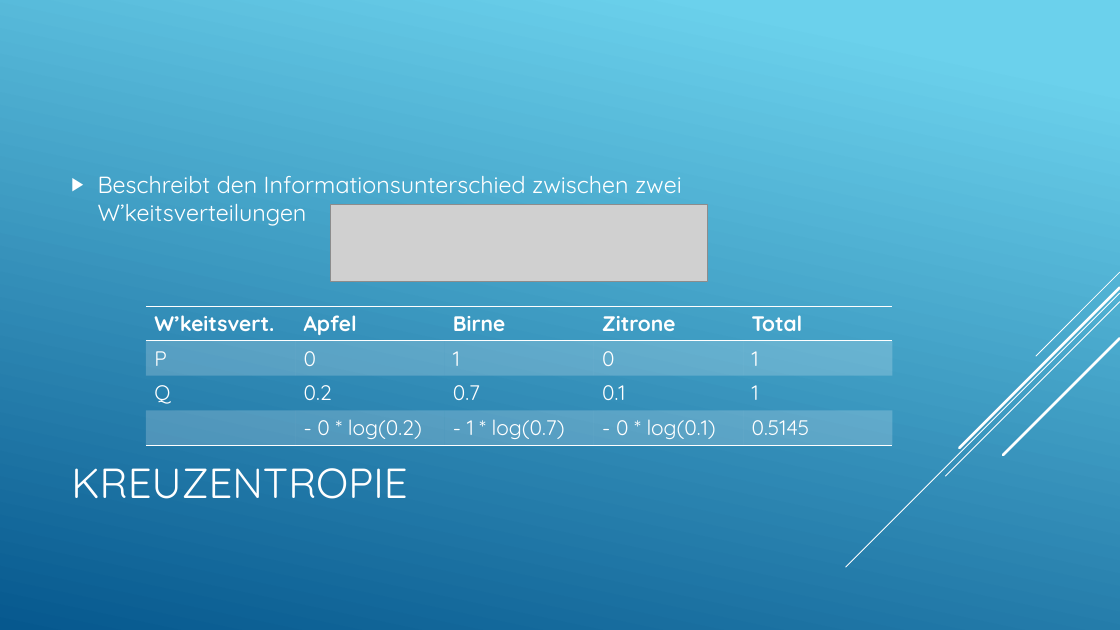
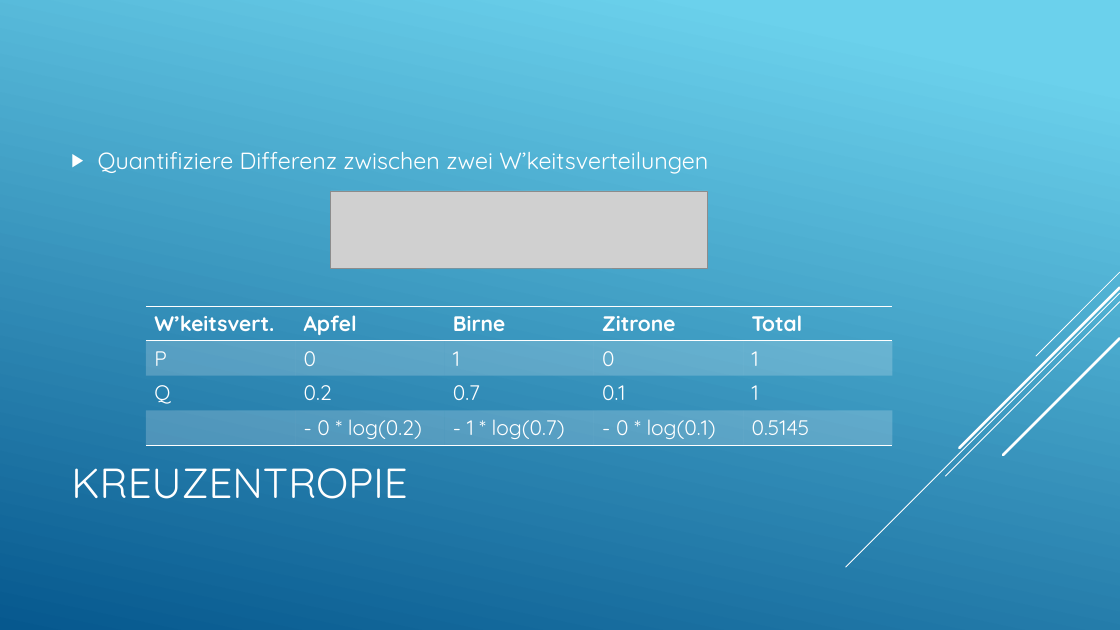
Before and after one commit to LucaRitz/informatik_seminar_gan, a slide deck: slide 17 of GAN.pptx. Drawn at 1120x630 pixels with LibreOffice and Linux fonts; fonts in the diff are those of the drawing; grey boxes stand for pictures. Boxes give left, top, right and bottom in pixels: in the first picture for what was removed or moved away, otherwise in the second. Text is boxed around its words. In the diff, an @@ line names an element or a change of style, - is before the commit and + after.

Commit message:
WIP gan

```diff
--- a/GAN.pptx
+++ b/GAN.pptx
@@ text at (x1=98, y1=152, x2=708, y2=174): text changed @@
-▶ Beschreibt den Informationsunterschied zwischen zwei W’keitsverteilungen
+▶ Quantifiziere Differenz zwischen zwei W’keitsverteilungen
@@ picture moved from (x1=331, y1=205, x2=707, y2=282) to (x1=331, y1=191, x2=707, y2=268) @@
```
Also in this commit, not shown: 2 other slides changed.
